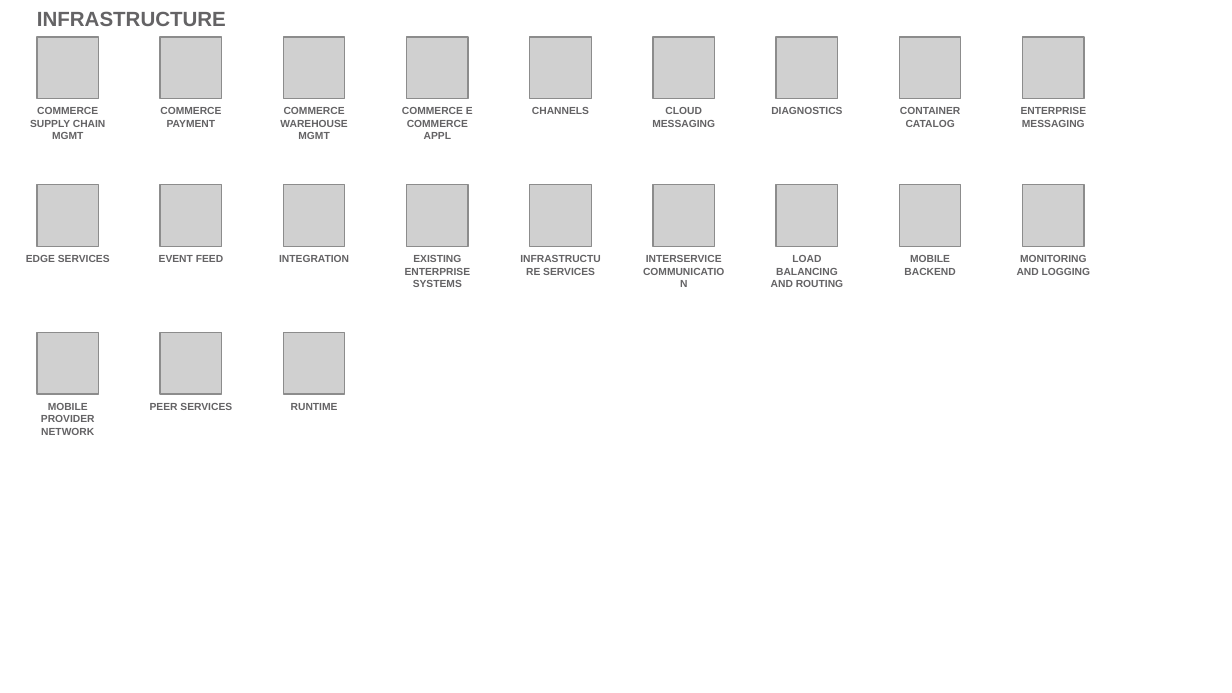
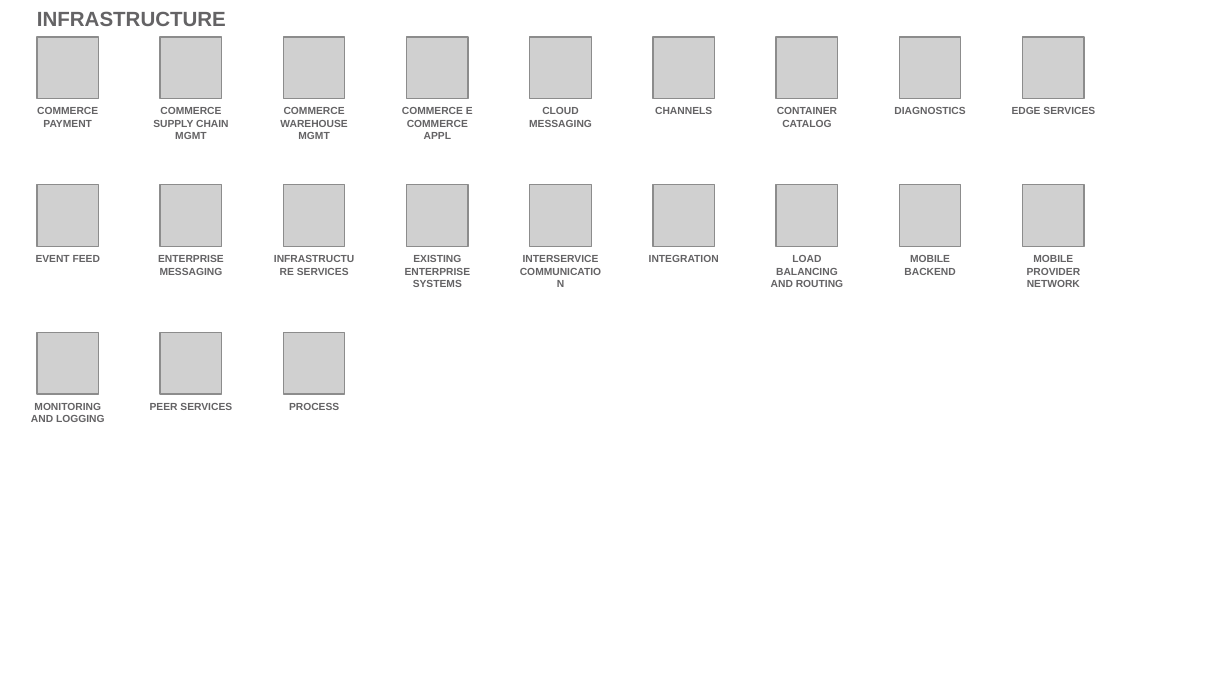
Before and after one commit to l2fprod/myarchitecture, a slide deck: slide 18 of mycatalog-architecture-diagram-template.pptx. Drawn at 1232x693 pixels with LibreOffice and Linux fonts; fonts in the diff are those of the drawing; grey boxes stand for pictures. Boxes give left, top, right and bottom in pixels: in the first picture for what was removed or moved away, otherwise in the second. Text is boxed around its words. In the diff, an @@ line names an element or a change of style, - is before the commit and + after.

```diff
--- a/mycatalog-architecture-diagram-template.pptx
+++ b/mycatalog-architecture-diagram-template.pptx
@@ 5 texts: place and size @@
-5 texts at (159, 107, 960, 262)
+5 texts at (36, 107, 837, 262)
@@ 3 texts: place and size @@
-3 texts at (30, 107, 842, 139)
+3 texts at (153, 107, 965, 139)
@@ text at (1012, 107, 1095, 114): text changed @@
-ENTERPRISE MESSAGING
+EDGE SERVICES
@@ text removed at (26, 255, 110, 262) @@
-EDGE SERVICES
@@ text added at (158, 255, 224, 275), 6 pt, text #646365, bold @@
+ENTERPRISE MESSAGING
@@ text at (297, 268, 349, 275): text changed @@
-INTEGRATION
+INFRASTRUCTURE SERVICES
@@ text removed at (543, 268, 595, 275) @@
-INFRASTRUCTURE SERVICES
@@ text added at (649, 255, 719, 262), 6 pt, text #646365, bold @@
+INTEGRATION
@@ text at (1027, 255, 1081, 287): text changed @@
-MONITORING AND LOGGING
+MOBILE PROVIDER NETWORK
@@ text at (31, 403, 105, 422): text changed @@
-MOBILE PROVIDER NETWORK
+MONITORING AND LOGGING
@@ text at (289, 403, 339, 410): text changed @@
-RUNTIME
+PROCESS
```
Also in this commit, not shown: 14 other slides changed, 1 slide added, 1 slide removed.
